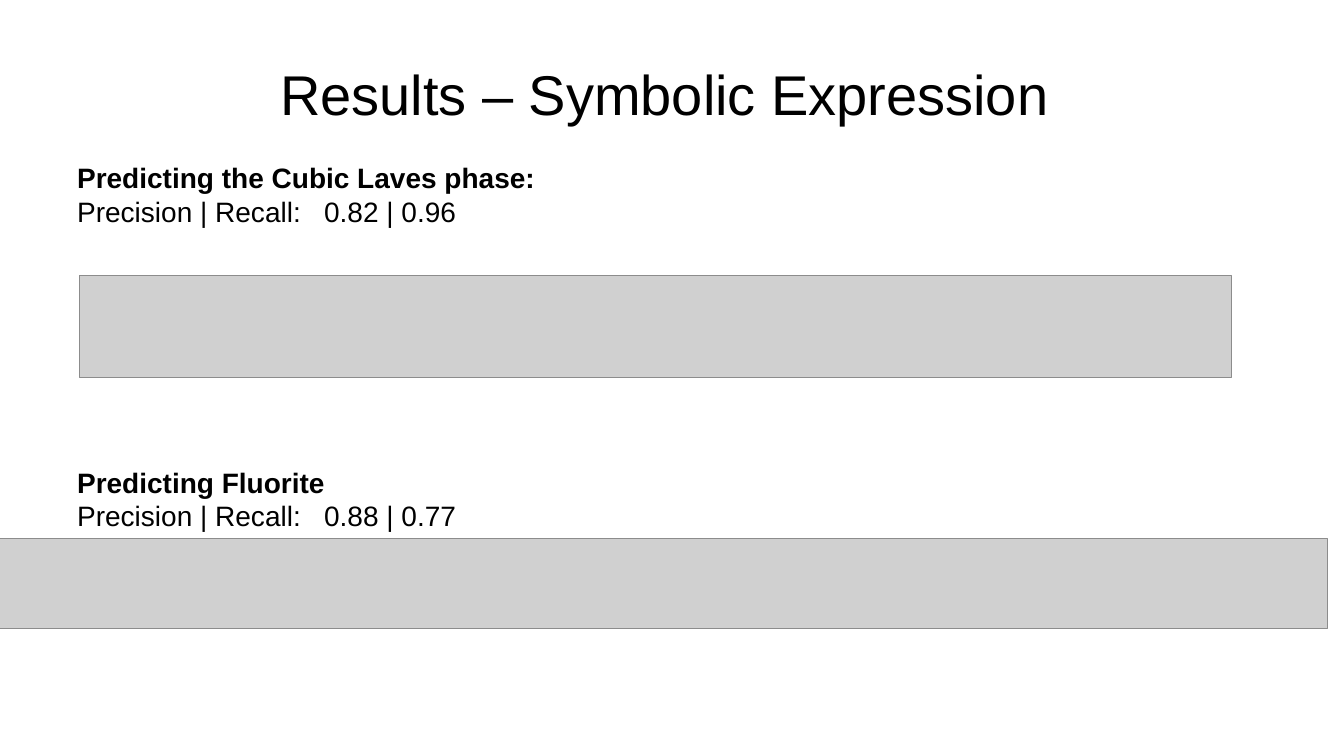
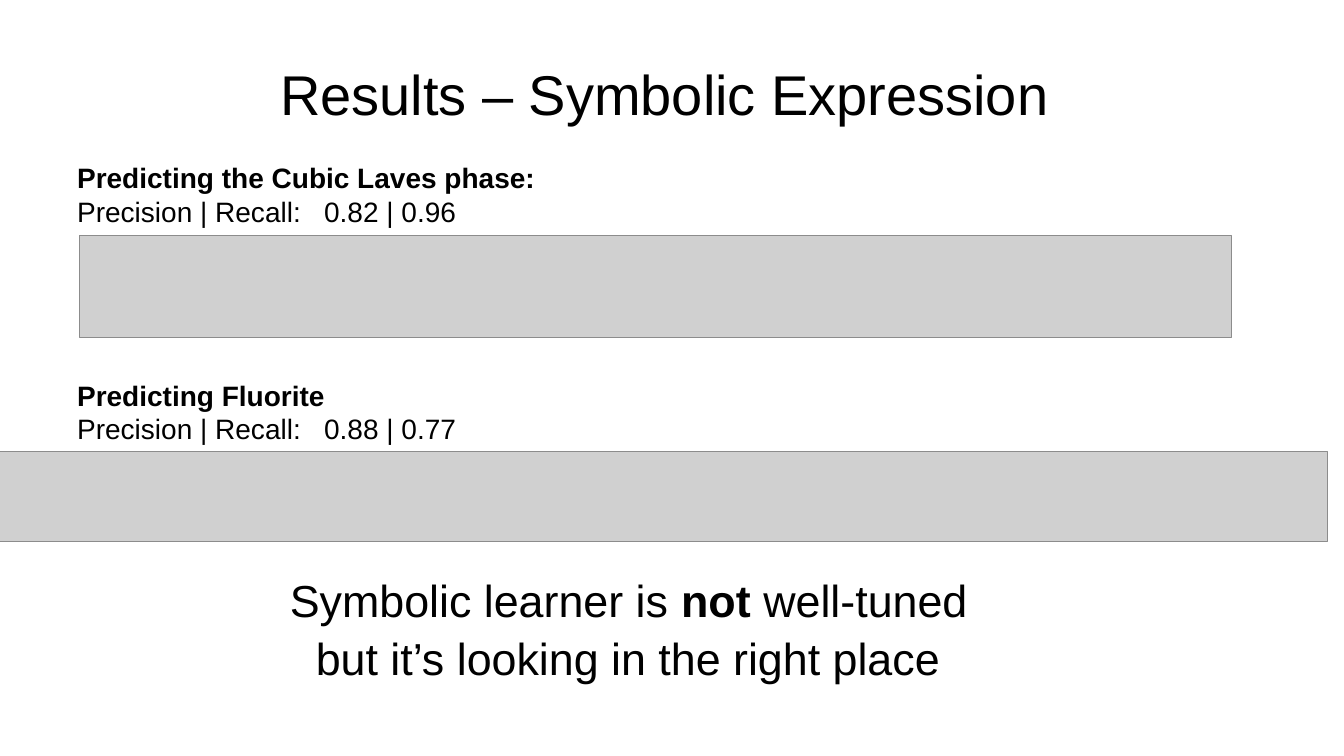
Before and after one commit to AlbertVong/Mat-Hack-2023, a slide deck: slide 9 of powerpoint_slides/final_presentation_av.pptx (slide 8 before the commit). Drawn at 1344x756 pixels with LibreOffice and Linux fonts; fonts in the diff are those of the drawing; grey boxes stand for pictures; background and template pictures are left out. Boxes give left, top, right and bottom in pixels: in the first picture for what was removed or moved away, otherwise in the second. Text is boxed around its words. In the diff, an @@ line names an element or a change of style, - is before the commit and + after.

```diff
--- a/powerpoint_slides/final_presentation_av.pptx
+++ b/powerpoint_slides/final_presentation_av.pptx
@@ picture: place and size @@
-picture at bbox=[80, 276, 1232, 378]
+picture at bbox=[80, 235, 1232, 337]
@@ text "Predicting Fluorite": place and size @@
-text "Predicting Fluorite" at bbox=[77, 472, 456, 527]
+text "Predicting Fluorite" at bbox=[77, 385, 456, 440]
@@ picture: place and size @@
-picture at bbox=[0, 538, 1327, 628]
+picture at bbox=[0, 452, 1327, 541]
@@ text added at bbox=[290, 584, 967, 626], 32 pt, text #000000 @@
+Symbolic learner is not well-tuned
@@ text added at bbox=[316, 642, 940, 684], 32 pt, text #000000 @@
+but it’s looking in the right place
```
Also in this commit, not shown: 4 other slides changed.
